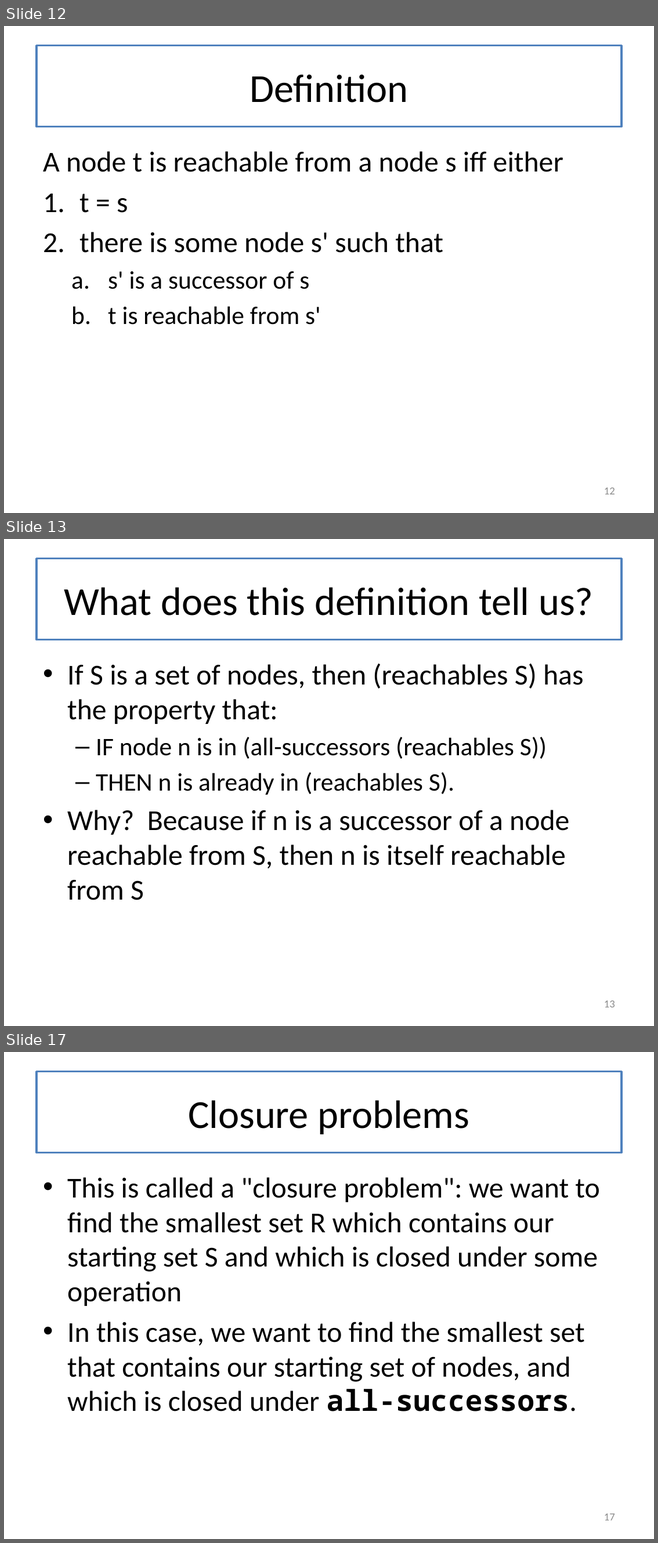
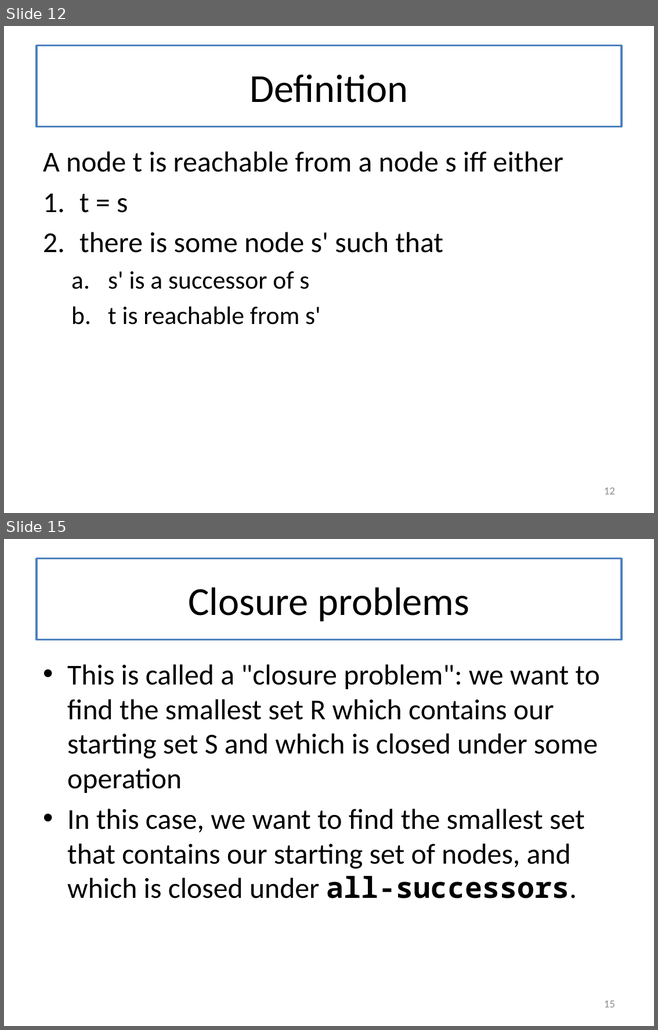
Before and after one commit to mwand/cs5010f16, a slide deck: Slides/Lesson 8.5 Searching in a Graph.pptx. Shown one above the other, each under a label of ours: slides 12, 13 and 17 before the commit, slides 12 and 15 after it; the slides between them are not shown. The pictures are 658x1543 and 658x1030 pixels, drawn with LibreOffice and Linux fonts; fonts in the diff are those of the drawing. Boxes give left, top, right and bottom in pixels: in the first picture for what was removed or moved away, otherwise in the second. Text is boxed around its words. In the diff, an @@ line names an element or a change of style, - is before the commit and + after.

```diff
--- a/Slides/Lesson 8.5 Searching in a Graph.pptx
+++ b/Slides/Lesson 8.5 Searching in a Graph.pptx
@@ slide 13 removed at (4,539,654,1026), background #FFFFFF @@
@@ title removed at (36,559,621,640) @@
-What does this definition tell us?
@@ text removed at (67,663,583,900) @@
-• If S is a set of nodes, then (reachables S) has the property that:
-  – IF node n is in (all-successors (reachables S))
-  – THEN n is already in (reachables S).
-• Why? Because if n is a successor of a node reachable from S, then n is itself reachable from S
@@ page number removed at (604,1001,615,1008) @@
-13
@@ what was slide 17 is now slide 15 @@
@@ page number at (604,1001,615,1008): text changed @@
-17
+15
```
Also in this commit, not shown: 6 slides changed, 2 slides added, 3 other slides removed, 6 other files.
